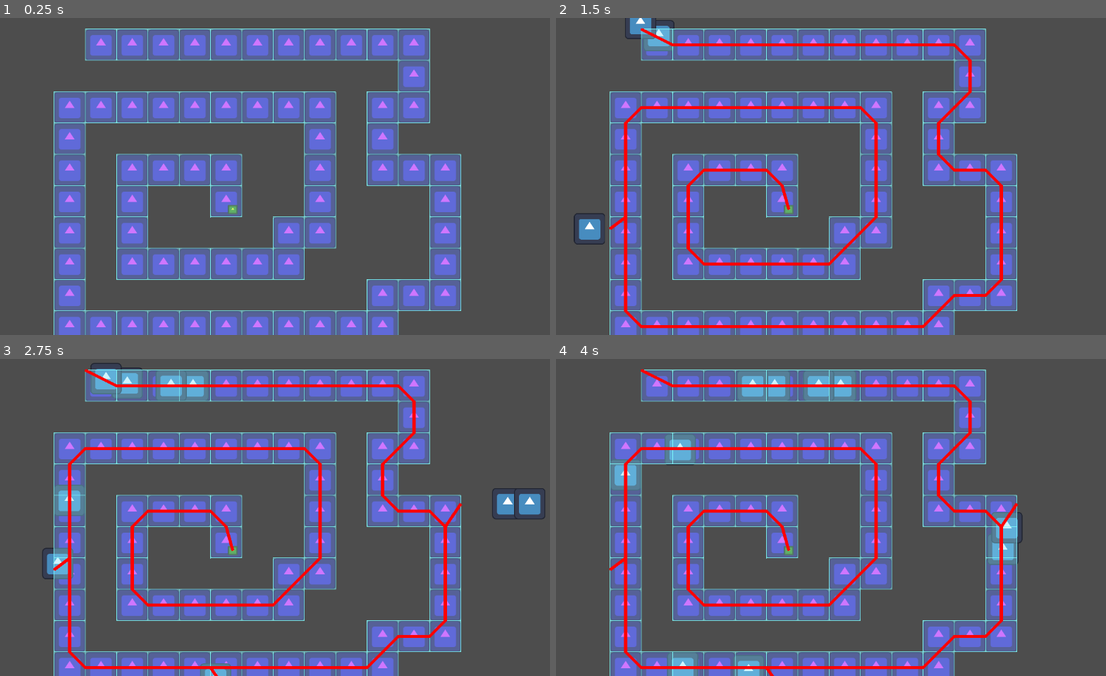
Above: before the commit, frames 1-4 (two rows, left to right).
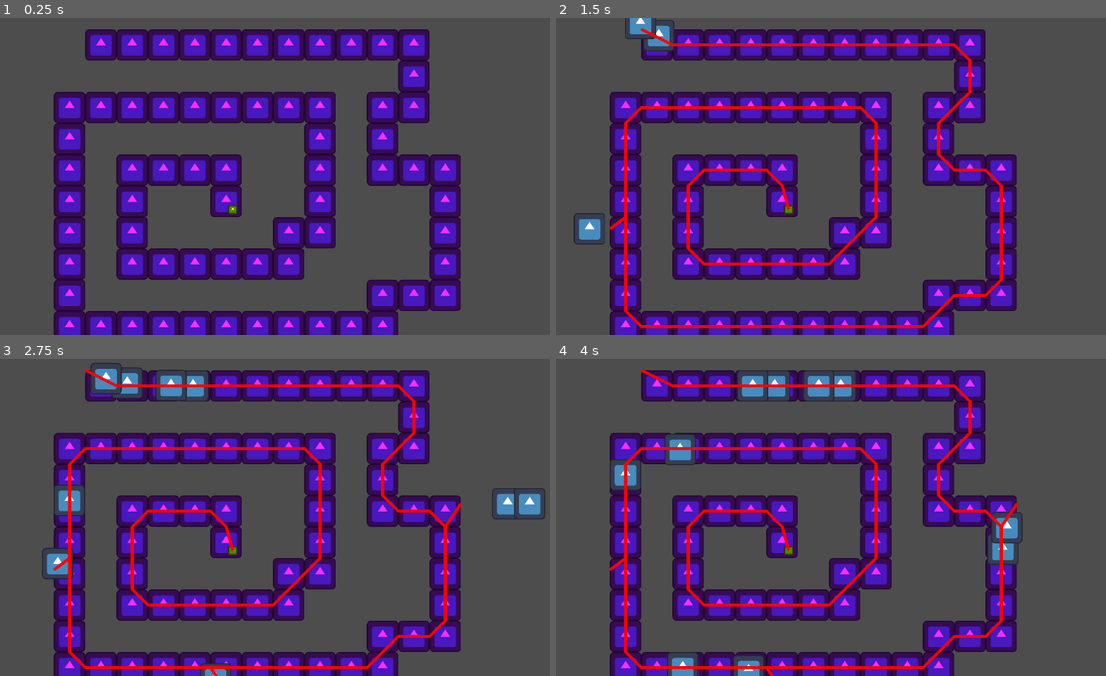
Above: after the commit, the same moments.

Repository: JudiTeller/smog-of-war
Game: Godot game, scene res://scenes/testscene/testscene.tscn
Same seed, same stepped clock (60 frames per second), same inputs: the game is played once before the commit and once after it. The engine's default icon, where the game draws it, is replaced by a stand-in: a white triangle on a blue panel in a dark square.
Inputs:
- Up to frame 1 (0.25 s): no input
- Up to frame 2 (1.5 s): no input
- Up to frame 3 (2.75 s): no input
- Up to frame 4 (4 s): no input

The runs differ from the first frame. In frame 1, 38% of the frame differs, in the area x 9-84%, y 3-100%; in frame 2, 35%; in frame 3, 35%; in frame 4, 35%.

Commit message:
create one single navigationshape from tilemap navigation

Diff:
--- a/core/systems/human_factory.gd
+++ b/core/systems/human_factory.gd
@@ -10,6 +10,7 @@
 var startpoint_arr: Array[Vector2]
 var nav_arr: Array[NavigationPolygon]
 
+var nav_poly: NavigationPolygon
 var nav_map: RID
 var tilemap: TileMap
 
@@ -18,6 +19,8 @@
 
 # Called when the node enters the scene tree for the first time.
 func _ready() -> void:
+    NavigationServer2D.region_set_map(nav_map, get_world_2d().navigation_map)
+
     if human_node == null:
         push_error("You forgot to select a human_node")
 
@@ -76,6 +79,20 @@
 
 func set_navigation_map(new_map: RID):
     nav_map = new_map
+    pass
 
 func register_tilemap(new_tilemap: TileMap):
     tilemap = new_tilemap
+
+
+func _on_tile_map_area_calculated(area: PackedVector2Array):
+    var nav_area: NavigationPolygon = NavigationPolygon.new()
+    nav_area.add_outline(area)
+    nav_area.make_polygons_from_outlines()
+
+    nav_poly = nav_area
+
+    var nav_server = NavigationServer2D.get_maps()
+    var world_nav = get_world_2d().navigation_map
+
+    NavigationServer2D.region_set_navigation_polygon(nav_map, nav_poly)
--- a/entities/human/human.tscn
+++ b/entities/human/human.tscn
@@ -21,6 +21,7 @@
 target_desired_distance = 30.0
 path_max_distance = 500.0
 path_postprocessing = 1
+avoidance_enabled = true
 debug_enabled = true
 debug_path_custom_line_width = 12.36
 
--- a/scenes/testscene/TileMap.gd
+++ b/scenes/testscene/TileMap.gd
@@ -1,10 +1,11 @@
 extends TileMap
 
-
+var combined_poly: Array[PackedVector2Array] = []
 
 # Called when the node enters the scene tree for the first time.
 func _ready():
     calculate_nav_area()
+    call_deferred("emit_signal", "area_calculated", combined_poly[0])
     pass # Replace with function body.
 
 
@@ -13,10 +14,21 @@
     pass
 
 func calculate_nav_area():
-    var combined_poly: PackedVector2Array = []
+#    var combined_poly: Array[PackedVector2Array] = []
     for cell in get_used_cells(0):
         var tile_nav_poly = get_cell_tile_data(0, cell).get_navigation_polygon(0).get_vertices()
+        var cell_global = to_global(map_to_local(cell))
+        for i in range(tile_nav_poly.size()):
+            tile_nav_poly[i].x += cell_global.x
+            tile_nav_poly[i].y += cell_global.y
 
         if tile_nav_poly:
-            combined_poly = Geometry2D.merge_polygons(combined_poly, tile_nav_poly)
+            if combined_poly.size() == 0:
+                combined_poly.append(tile_nav_poly)
+            else:
+                combined_poly = Geometry2D.merge_polygons(combined_poly[0], tile_nav_poly)
         pass
+
+
+
+signal area_calculated(area: PackedVector2Array)
--- a/scenes/testscene/testscene.gd
+++ b/scenes/testscene/testscene.gd
@@ -12,9 +12,8 @@
 
     # provide start positions to the human factory
     $human_factory.set_startpoint_arr(startpoints)
+
     $human_factory.set_navigation_map($TileMap.get_navigation_map(0))
-
-#    $human_factory.register_nav_area($NavigationRegion2D.navigation_polygon)
 
 
 # Called every frame. 'delta' is the elapsed time since the previous frame.
--- a/scenes/testscene/testscene.tscn
+++ b/scenes/testscene/testscene.tscn
@@ -15,17 +15,17 @@
 texture_region_size = Vector2i(128, 128)
 0:0/0 = 0
 0:0/0/modulate = Color(1, 0.180392, 1, 1)
-0:0/0/terrain = 0
 0:0/0/navigation_layer_0/polygon = SubResource("NavigationPolygon_tufhl")
 
 [sub_resource type="TileSet" id="TileSet_o4sj1"]
 tile_size = Vector2i(128, 128)
 navigation_layer_0/layers = 1
-navigation_layer_1/layers = 1
 sources/0 = SubResource("TileSetAtlasSource_qxd8x")
 
 [node name="testscene" type="Node2D"]
 script = ExtResource("1_e8132")
+metadata/_edit_vertical_guides_ = [-384.0, 1024.0, 897.0]
+metadata/_edit_horizontal_guides_ = [-128.0, 0.0, 128.0]
 
 [node name="Camera2D" type="Camera2D" parent="."]
 position = Vector2(419, 474)
@@ -51,8 +51,7 @@
 [node name="TileMap" type="TileMap" parent="."]
 tile_set = SubResource("TileSet_o4sj1")
 cell_quadrant_size = 32
-collision_visibility_mode = 1
-navigation_visibility_mode = 1
+navigation_visibility_mode = 2
 format = 2
 layer_0/z_index = -1
 layer_0/tile_data = PackedInt32Array(-3, 0, 0, -2, 0, 0, -1, 0, 0, -65536, 0, 0, -65535, 0, 0, -65534, 0, 0, -65533, 0, …(845 unchanged characters)…
@@ -72,3 +71,5 @@
 self_modulate = Color(1, 1, 0, 1)
 scale = Vector2(0.31, 0.31)
 texture = ExtResource("3_8a03b")
+
+[connection signal="area_calculated" from="TileMap" to="human_factory" method="_on_tile_map_area_calculated"]
